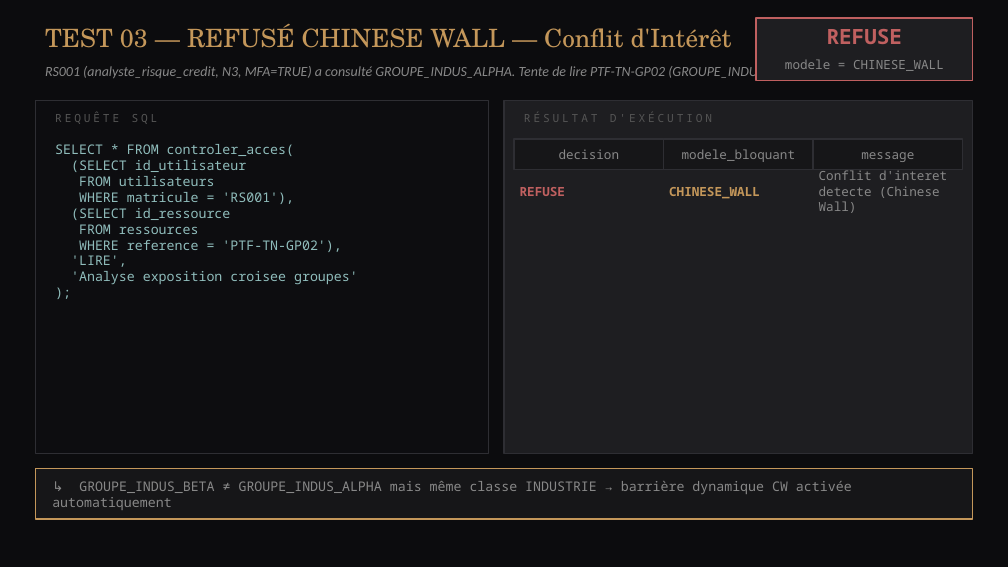
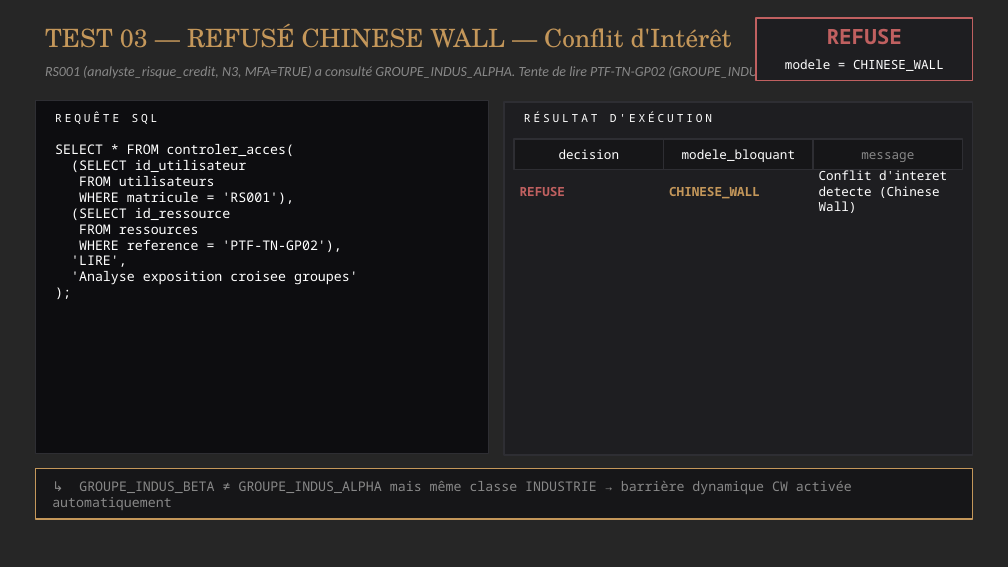
Before and after one commit to AchrafHasnaoui31/access-controle-system-for-an-internationale-bank-, a slide deck: slide 9 of banque_controle_acces.pptx. Drawn at 1008x567 pixels with LibreOffice and Linux fonts; fonts in the diff are those of the drawing. Boxes give left, top, right and bottom in pixels: in the first picture for what was removed or moved away, otherwise in the second. Text is boxed around its words. In the diff, an @@ line names an element or a change of style, - is before the commit and + after.

```diff
--- a/banque_controle_acces.pptx
+++ b/banque_controle_acces.pptx
@@ background #0C0C0E to #262626 @@
@@ text "REQUÊTE SQL" at (55,112,158,124): text colour #555555 to #FFFFFF @@
@@ text "RÉSULTAT D'EXÉCUTION" at (524,112,712,122): text colour #555555 to #FFFFFF @@
@@ text "SELECT * FROM controler_acces(" at (55,144,358,285): text colour #8FBCBB to #FFFFFF @@
@@ text colour #888888 to #FFFFFF in 4 elements at (785,59,944,71), (559,149,620,159), (682,149,795,162), (819,170,947,213) @@
```
Also in this commit, not shown: 10 other slides changed.
